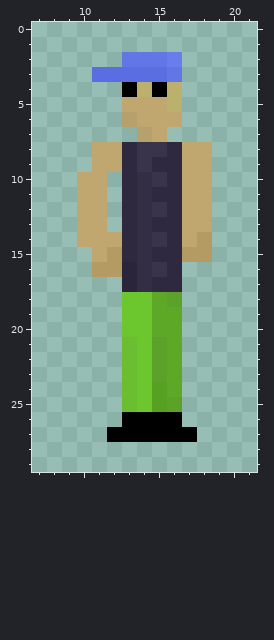
Pixel-art file -- Assets/Art/Textures/Brat.aseprite. The picture above is the old version.
32x32 pixels, 1 frame. Colours within 5 levels of each other are drawn and written as one. Shown: x 7..21, y 0..29.
Once edited:
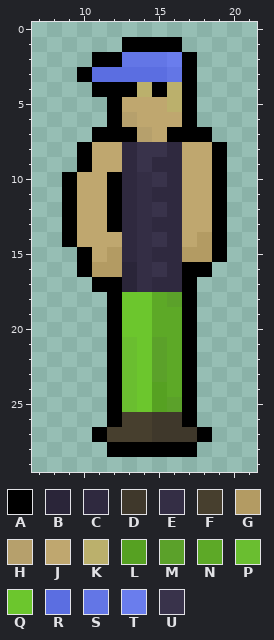
Palette (. is transparent): A #000000  B #2a2539  C #2f293f  D #3f382b  E #342e45  F #473f2e  G #b39b63  H #b6a06c  J #bfa76f  K #bbb06c  L #56a122  M #5ba12a  N #5da927  P #6abe30  Q #6cc62d  R #5b6ee1  S #6376e6  T #6a7ded  U #39334b
Diff:
Layer "Head":
The edit adds colour A in row 1 at x 13 to 16; in row 2 at x 11 to 12 and 17; in row 3 at x 10 and 17; in row 4 at x 11 to 12 and 17; in rows 5 to 6 at x 12 and 17; in row 7 at x 11 to 13 and 16 to 18.
The edit adds colour A in rows 8 to 9 at x 10 and 19; in rows 10 to 13 at x 9, 12 and 19; in row 14 at x 9 and 19; in row 15 at x 10 and 19; in row 16 at x 10 and 17 to 18; in row 17 at x 11 to 12 and 17.
The edit adds colour A in rows 18 to 26 at x 12 and 17; in row 27 at x 11 and 18; in row 28 at x 12 to 17.
Colour A gives way to colour D in row 26 at x 15 to 16; in row 27 at x 15 to 17.
Colour A gives way to colour F in row 26 at x 13 to 14; in row 27 at x 12 to 14.
Changed places in both pictures, as pixel boxes (x1, y1, x2, y2):
changed: (62, 37, 227, 457)
